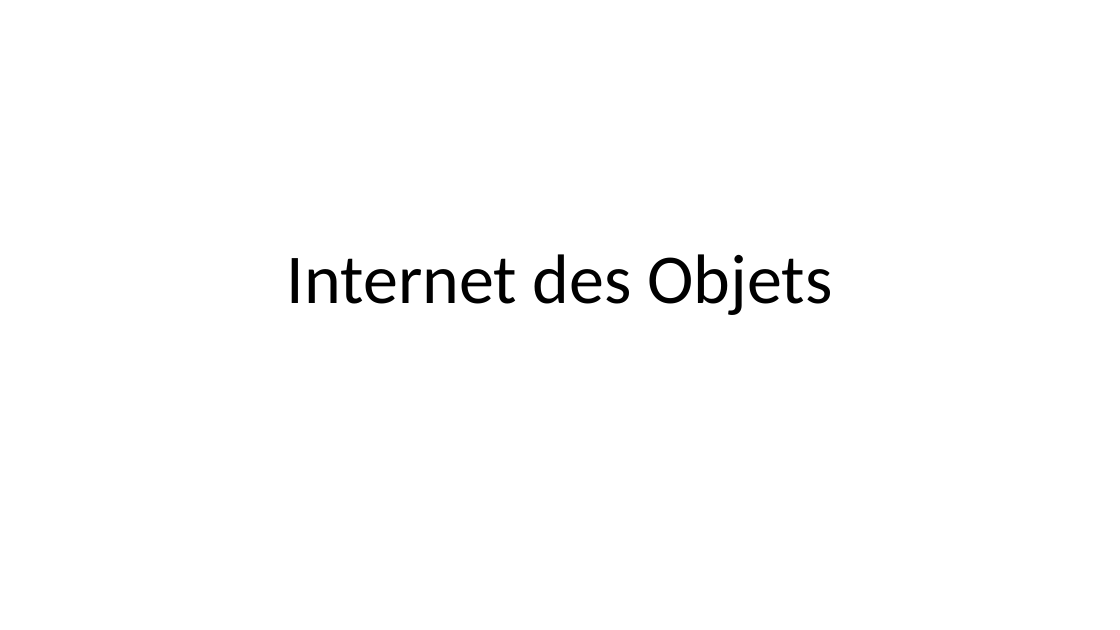
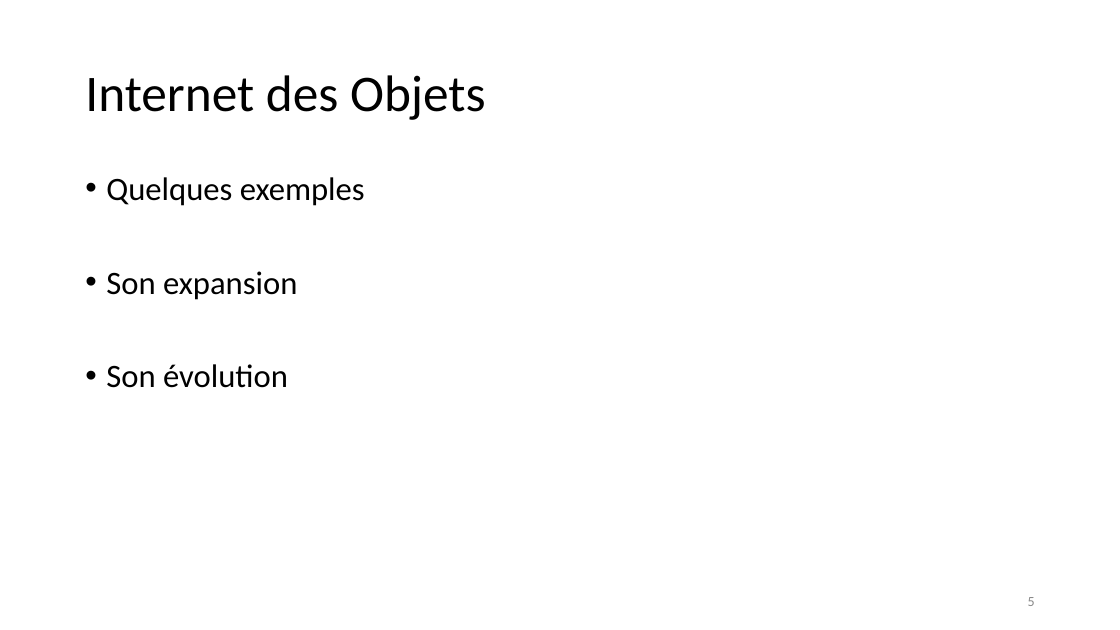
Before and after one commit to SquierDotQn/6lp-sniffer, a slide deck: slide 5 of Présentation1.odp. Drawn at 1120x630 pixels with LibreOffice and Linux fonts; fonts in the diff are those of the drawing; background and template pictures are left out. Boxes give left, top, right and bottom in pixels: in the first picture for what was removed or moved away, otherwise in the second. Text is boxed around its words. In the diff, an @@ line names an element or a change of style, - is before the commit and + after.

```diff
--- a/Présentation1.odp
+++ b/Présentation1.odp
@@ title "Internet des Objets": place and size @@
-title "Internet des Objets" at (287, 254, 833, 315)
+title "Internet des Objets" at (85, 75, 486, 120)
@@ title "Internet des Objets" at (85, 75, 486, 120): size 60 to 44 pt; alignment centre to left; vertical alignment bottom to middle @@
@@ text added at (106, 177, 365, 388), 28 pt, text #000000 @@
+• Quelques exemples
+• Son expansion
+• Son évolution
@@ page number added at (1028, 597, 1035, 606), 12 pt, text #898989 @@
+5
```
Also in this commit, not shown: 5 other slides changed, 3 slides added, 3 slides removed.
